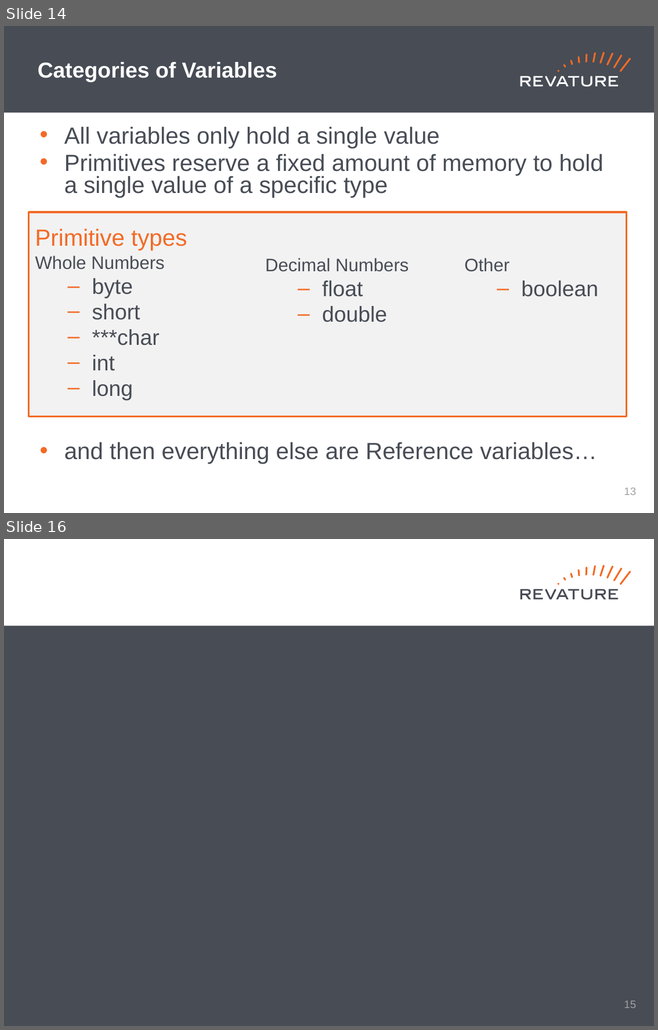
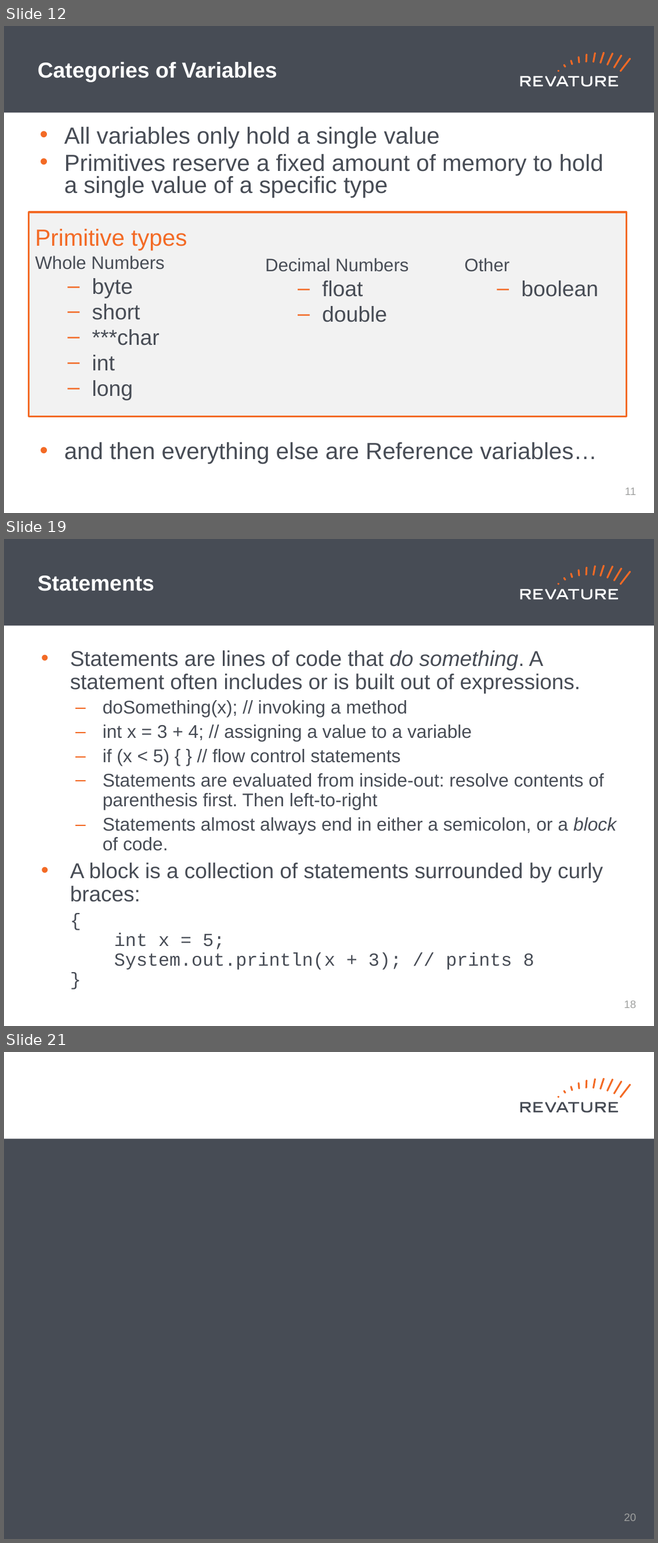
Before and after one commit to jhigherevature/8302021_RAP, a slide deck: powerpoints/Day_2.pptx. Shown one above the other, each under a label of ours: slides 14 and 16 before the commit, slides 12, 19 and 21 after it; the slides between them are not shown. The pictures are 658x1030 and 658x1543 pixels, drawn with LibreOffice and Linux fonts; fonts in the diff are those of the drawing. Boxes give left, top, right and bottom in pixels: in the first picture for what was removed or moved away, otherwise in the second. Text is boxed around its words. In the diff, an @@ line names an element or a change of style, - is before the commit and + after.

```diff
--- a/powerpoints/Day_2.pptx
+++ b/powerpoints/Day_2.pptx
@@ slide 19 added at (4,539,654,1026), background #FFFFFF; not listed: 19 template elements that a slide beside it also shows @@
@@ title added at (38,576,154,591), 24 pt, text #FFFFFF, bold @@
+Statements
@@ text added at (70,650,616,970), 20.4 pt, text #474C55 @@
+• Statements are lines of code that do something. A statement often includes or is built out of expressions.
+  – doSomething(x); // invoking a method
+  – int x = 3 + 4; // assigning a value to a variable
+  – if (x < 5) { } // flow control statements
+  – Statements are evaluated from inside-out: resolve contents of parenthesis first. Then left-to-right
+  – Statements almost always end in either a semicolon, or a block of code.
+• A block is a collection of statements surrounded by curly braces:
+  {
+  int x = 5;
+  System.out.println(x + 3); // prints 8
+  }
@@ page number added at (623,1001,636,1008), 12 pt, text #A0A1A0 @@
+18
@@ what was slide 14 is now slide 12 @@
@@ page number at (625,488,636,495): text changed @@
-13
+11
@@ what was slide 16 is now slide 21 @@
@@ page number at (623,1514,636,1521): text changed @@
-15
+20
```
Also in this commit, not shown: 3 slides changed, 11 other slides added, 7 slides removed, 2 other files.
